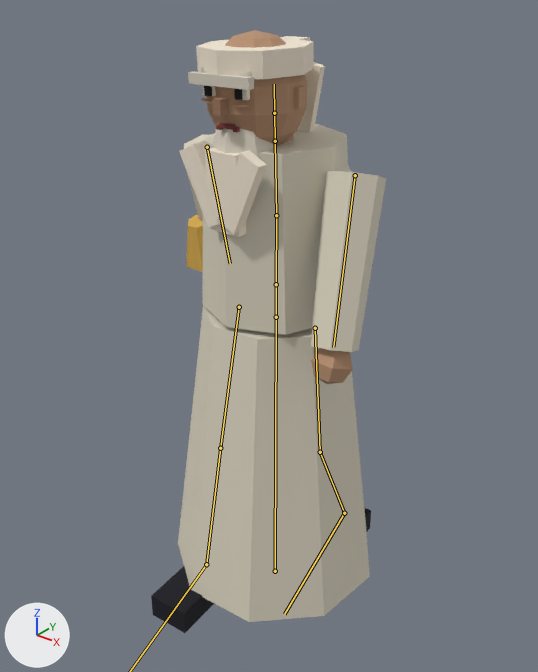
Before and after pictures for a commit that changed the glTF model unity/Assets/Resources/Models/Npc/npc_N105.glb.
Before and after are seen from a camera (50 mm lens) standing at (1.142, -1.459, 1.748) and looking at (-0.024, -0.002, 0.844). Every picture has the same lights, and +X, +Y and +Z are marked at lower left. The picture after the commit comes second. Both versions are drawn at frame 8 of the action 'Walk'; the numbers are the values there. The bones that change, and the others that lie on the model, are drawn over the model as lines.

In view in the first picture: 'npc_N105_part0', 'npc_N105_part1', 'npc_N105_part10', 'npc_N105_part2', 'npc_N105_part3', 'npc_N105_part4', 'npc_N105_part5', 'npc_N105_part6', 'npc_N105_part7', 'npc_N105_part8'.
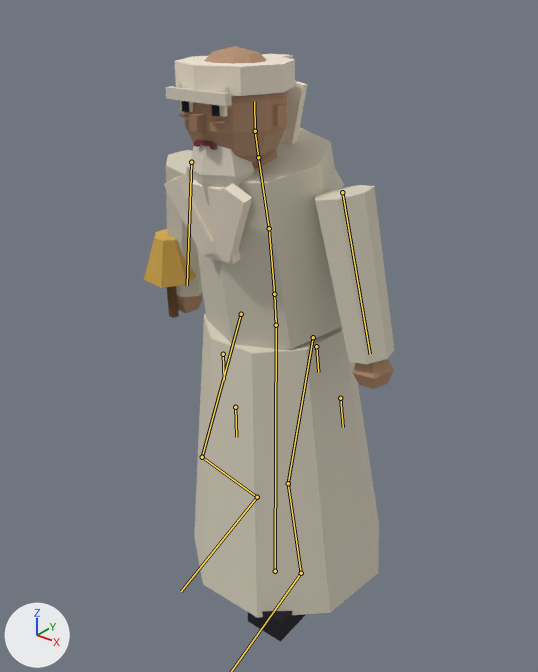
Location of each change, [x1, y1, x2, y2] in pixels of the pictures (538 x 672 px):
```json
{"object": "npc_N105_part1", "change": "posed", "before": [178, 124, 386, 622], "after": [166, 128, 394, 618], "on screen": "10% wider"}
{"object": "npc_N105_part3", "change": "posed", "before": [206, 30, 353, 384], "after": [177, 46, 394, 389], "on screen": "47% wider"}
{"object": "npc_N105_part8", "change": "posed", "before": [196, 36, 325, 132], "after": [174, 54, 307, 145]}
{"object": "npc_N105_part2", "change": "posed", "before": [179, 85, 267, 237], "after": [164, 101, 252, 265], "on screen": "8% taller"}
{"object": "npc_N105_part5", "change": "posed", "before": [188, 67, 274, 159], "after": [165, 82, 254, 205]}
{"object": "npc_N105_part0", "change": "posed", "before": [151, 508, 371, 633], "after": [248, 611, 306, 642]}
{"object": "npc_N105_part10", "change": "posed", "before": [186, 214, 203, 272], "after": [144, 229, 196, 288]}
{"object": "npc_N105_part6", "change": "posed", "before": [201, 97, 250, 116], "after": [179, 113, 227, 132]}
{"object": "npc_N105_part4", "change": "posed", "before": [204, 86, 242, 100], "after": [181, 101, 220, 116], "on screen": "7% taller"}
{"object": "npc_N105_part9", "change": "posed", "after": [167, 286, 179, 318], "on screen": "not visible before"}
{"bone": "Hips", "before": "(276, 317) to (276, 284)", "after": "(276, 325) to (274, 294)"}
{"bone": "Spine", "before": "(276, 284) to (276, 215)", "after": "(274, 294) to (269, 228)"}
{"bone": "Chest", "before": "(276, 215) to (275, 141)", "after": "(269, 228) to (258, 157)"}
{"bone": "Head", "before": "(274, 113) to (274, 84)", "after": "(255, 131) to (254, 101)"}
{"bone": "UpperArm.L", "before": "(355, 175) to (333, 347)", "after": "(342, 192) to (370, 354)"}
{"bone": "UpperArm.R", "before": "(207, 147) to (230, 263)", "after": "(191, 162) to (187, 285)"}
{"bone": "UpperLeg.L", "before": "(315, 328) to (320, 452)", "after": "(313, 337) to (288, 483)"}
{"bone": "LowerLeg.L", "before": "(320, 452) to (344, 513)", "after": "(288, 483) to (301, 573)"}
{"bone": "UpperLeg.R", "before": "(239, 307) to (220, 448)", "after": "(241, 314) to (202, 457)"}
{"bone": "LowerLeg.R", "before": "(220, 448) to (206, 564)", "after": "(202, 457) to (257, 497)"}
```

Edits to the scene script, one JSON object a line:
```json
{"block": "bone_hips", "where": "bone_hips = bpy.data.objects['Armature'].pose.bones['Hips']  # child of 'Root'"}
{"op": "set", "path": "bone_hips.location", "old": "(0.0, 0.004, 0.0)", "new": "(0.0, -0.02, 0.0)"}
{"op": "set", "path": "bone_hips.rotation_quaternion", "old": "(0.999, 0.0, 0.041, 0.0)", "new": "(0.999, 0.042, 0.006, 0.0)", "note": "degrees (0, 5, 0) -> degrees (5, 1, 0)"}
{"block": "bone_spine", "where": "bone_spine = bpy.data.objects['Armature'].pose.bones['Spine']  # child of 'Hips'"}
{"op": "set", "path": "bone_spine.rotation_quaternion", "old": "(1.0, 0.0, 0.0, 0.0)", "new": "(1.0, 0.019, -0.004, 0.0)", "note": "degrees (0, 0, 0) -> degrees (2, 0, 0)"}
{"block": "bone_chest", "where": "bone_chest = bpy.data.objects['Armature'].pose.bones['Chest']  # child of 'Spine'"}
{"op": "set", "path": "bone_chest.rotation_quaternion", "old": "(0.998, 0.017, -0.057, 0.001)", "new": "(0.999, 0.044, -0.006, 0.0)", "note": "degrees (2, -7, 0) -> degrees (5, -1, 0)"}
{"block": "bone_head", "where": "bone_head = bpy.data.objects['Armature'].pose.bones['Head']  # child of 'Neck'"}
{"op": "set", "path": "bone_head.rotation_quaternion", "old": "(1.0, 0.0, 0.024, 0.0)", "new": "(0.994, -0.105, 0.009, 0.001)", "note": "degrees (0, 3, 0) -> degrees (-12, 1, 0)"}
{"block": "bone_upperarm_l", "where": "bone_upperarm_l = bpy.data.objects['Armature'].pose.bones['UpperArm.L']  # child of 'Chest'"}
{"op": "set", "path": "bone_upperarm_l.rotation_quaternion", "old": "(0.984, -0.174, -0.021, -0.021)", "new": "(-0.996, 0.072, 0.005, 0.061)", "note": "degrees (-20, -3, -2) -> degrees (-8, -1, -7)"}
{"block": "bone_upperarm_r", "where": "bone_upperarm_r = bpy.data.objects['Armature'].pose.bones['UpperArm.R']  # child of 'Chest'"}
{"op": "set", "path": "bone_upperarm_r.rotation_quaternion", "old": "(-0.989, -0.145, 0.018, 0.017)", "new": "(-0.998, 0.036, -0.003, -0.057)", "note": "degrees (17, -2, -2) -> degrees (-4, 1, 7)"}
{"block": "bone_upperleg_l", "where": "bone_upperleg_l = bpy.data.objects['Armature'].pose.bones['UpperLeg.L']  # child of 'Hips'"}
{"op": "set", "path": "bone_upperleg_l.rotation_quaternion", "old": "(0.998, 0.061, 0.0, 0.0)", "new": "(0.987, -0.163, 0.0, 0.0)", "note": "degrees (7, 0, 0) -> degrees (-19, 0, 0)"}
{"block": "bone_lowerleg_l", "where": "bone_lowerleg_l = bpy.data.objects['Armature'].pose.bones['LowerLeg.L']  # child of 'UpperLeg.L'"}
{"op": "set", "path": "bone_lowerleg_l.rotation_quaternion", "old": "(0.984, 0.177, 0.0, 0.0)", "new": "(0.977, 0.215, 0.0, 0.0)", "note": "degrees (20, 0, 0) -> degrees (25, 0, 0)"}
{"block": "bone_foot_l", "where": "bone_foot_l = bpy.data.objects['Armature'].pose.bones['Foot.L']  # child of 'LowerLeg.L'"}
{"op": "set", "path": "bone_foot_l.rotation_quaternion", "old": "(0.975, -0.222, 0.0, 0.0)", "new": "(0.996, -0.095, 0.0, 0.0)", "note": "degrees (-26, 0, 0) -> degrees (-11, 0, 0)"}
{"block": "bone_upperleg_r", "where": "bone_upperleg_r = bpy.data.objects['Armature'].pose.bones['UpperLeg.R']  # child of 'Hips'"}
{"op": "set", "path": "bone_upperleg_r.rotation_quaternion", "old": "(-0.992, 0.123, 0.0, 0.0)", "new": "(0.964, -0.264, 0.0, 0.0)", "note": "degrees (-14, 0, 0) -> degrees (-31, 0, 0)"}
{"block": "bone_lowerleg_r", "where": "bone_lowerleg_r = bpy.data.objects['Armature'].pose.bones['LowerLeg.R']  # child of 'UpperLeg.R'"}
{"op": "set", "path": "bone_lowerleg_r.rotation_quaternion", "old": "(1.0, 0.009, 0.0, 0.0)", "new": "(0.839, 0.545, 0.0, 0.0)", "note": "degrees (1, 0, 0) -> degrees (66, 0, 0)"}
{"block": "bone_foot_r", "where": "bone_foot_r = bpy.data.objects['Armature'].pose.bones['Foot.R']  # child of 'LowerLeg.R'"}
{"op": "set", "path": "bone_foot_r.rotation_quaternion", "old": "(0.994, 0.11, 0.0, 0.0)", "new": "(0.938, -0.346, 0.0, 0.0)", "note": "degrees (13, 0, 0) -> degrees (-41, 0, 0)"}
```
